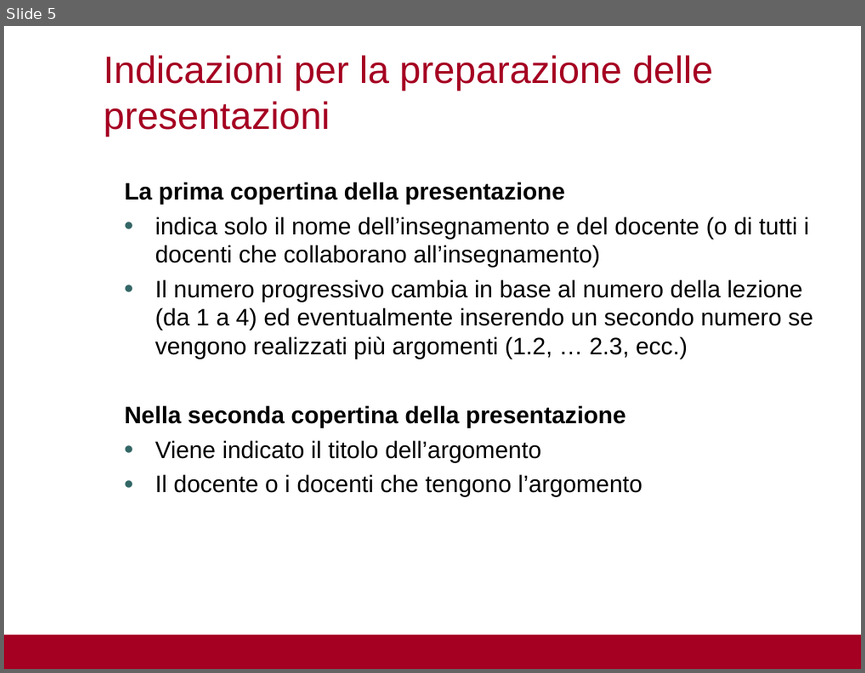
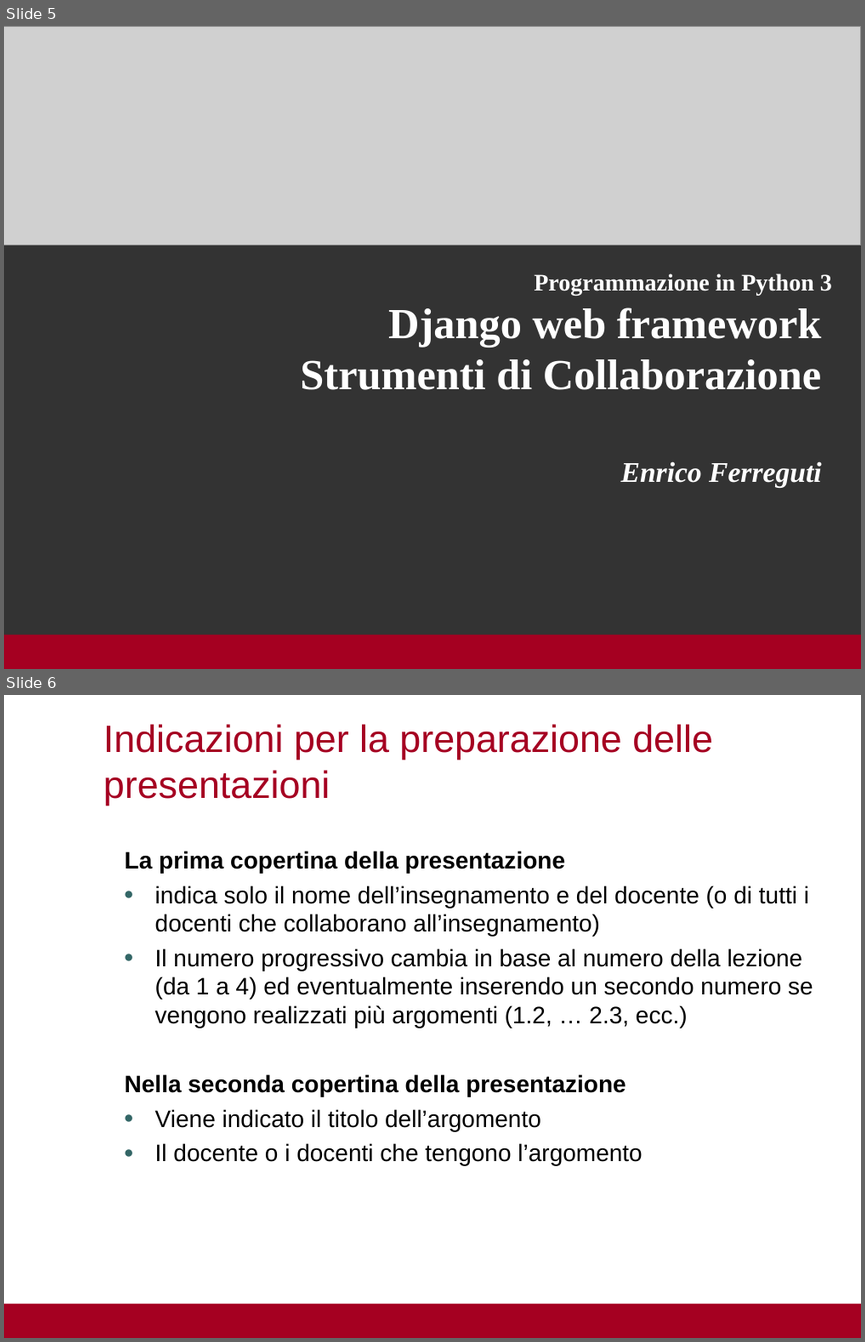
Before and after one commit to enricofer/python_giscience_2020, a slide deck: Copertine.ppt. Shown one above the other, each under a label of ours: slide 5 before the commit, slides 5 and 6 after it. The pictures are 865x673 and 865x1342 pixels, drawn with LibreOffice and Linux fonts; fonts in the diff are those of the drawing; grey boxes stand for pictures; background and template pictures are left out. Boxes give left, top, right and bottom in pixels: in the first picture for what was removed or moved away, otherwise in the second. Text is boxed around its words. In the diff, an @@ line names an element or a change of style, - is before the commit and + after.

```diff
--- a/Copertine.ppt
+++ b/Copertine.ppt
@@ slide 5 added at [4,26,861,669], background #333333; not listed: 1 template element that a slide beside it also shows @@
@@ picture added at [4,26,861,244] @@
@@ title added at [300,273,832,488], 36 pt, text #FFFFFF, bold @@
+Programmazione in Python 3
+Django web framework
+Strumenti di Collaborazione
+Enrico Ferreguti
@@ what was slide 5 is now slide 6 @@
```
Also in this commit, not shown: 14 other files.
